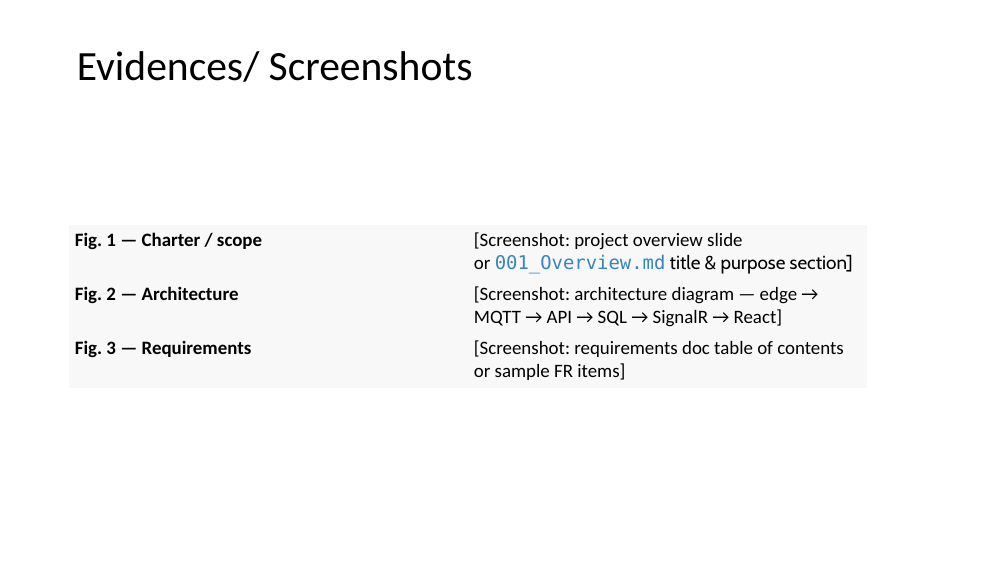
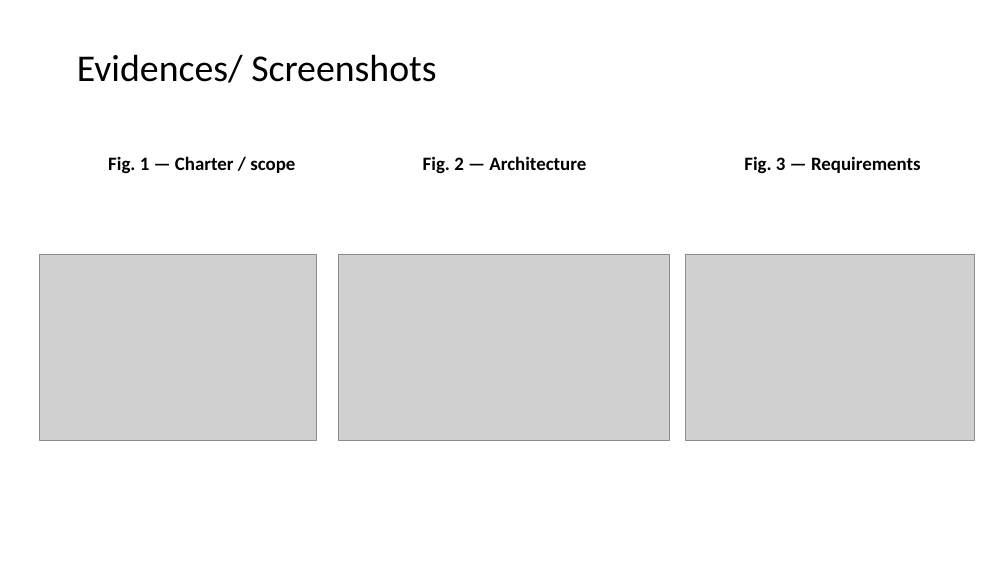
Before and after one commit to TranRTC/capstone_project, a slide deck: slide 4 of Documents/Presentation/Project Update/Project Update 1 (week1 & 2).pptx. Drawn at 1008x567 pixels with LibreOffice and Linux fonts; fonts in the diff are those of the drawing; grey boxes stand for pictures. Boxes give left, top, right and bottom in pixels: in the first picture for what was removed or moved away, otherwise in the second. Text is boxed around its words. In the diff, an @@ line names an element or a change of style, - is before the commit and + after.

```diff
--- a/Documents/Presentation/Project Update/Project Update 1 (week1 & 2).pptx
+++ b/Documents/Presentation/Project Update/Project Update 1 (week1 & 2).pptx
@@ title "Evidences/ Screenshots" at bbox=[77, 54, 436, 83]: size 39.6 to 36 pt @@
@@ text added at bbox=[108, 156, 295, 174], 18 pt, text #000000, bold @@
+Fig. 1 — Charter / scope
@@ text added at bbox=[423, 156, 586, 174], 18 pt, text #000000, bold @@
+Fig. 2 — Architecture
@@ text added at bbox=[744, 156, 921, 174], 18 pt, text #000000, bold @@
+Fig. 3 — Requirements
@@ table removed at bbox=[70, 225, 868, 388], 3 rows, 2 columns @@
-Fig. 1 — Charter / scope | [Screenshot: project overview slide or 001_Overview.md title & purpose section]
-Fig. 2 — Architecture | [Screenshot: architecture diagram — edge → MQTT → API → SQL → SignalR → React]
-Fig. 3 — Requirements | [Screenshot: requirements doc table of contents or sample FR items]
@@ picture added at bbox=[40, 254, 317, 441] @@
@@ picture added at bbox=[339, 254, 669, 441] @@
@@ picture added at bbox=[686, 254, 975, 441] @@
```
Also in this commit, not shown: 4 other slides changed, 6 other files.
